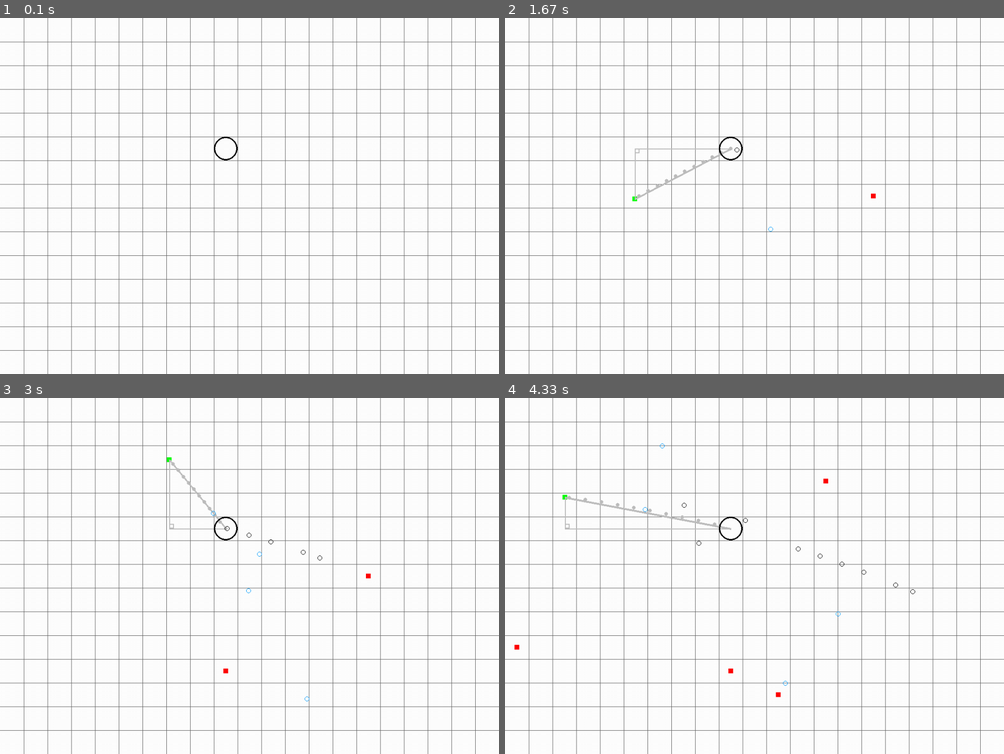
Above: before the commit, frames 1-4 (two rows, left to right).
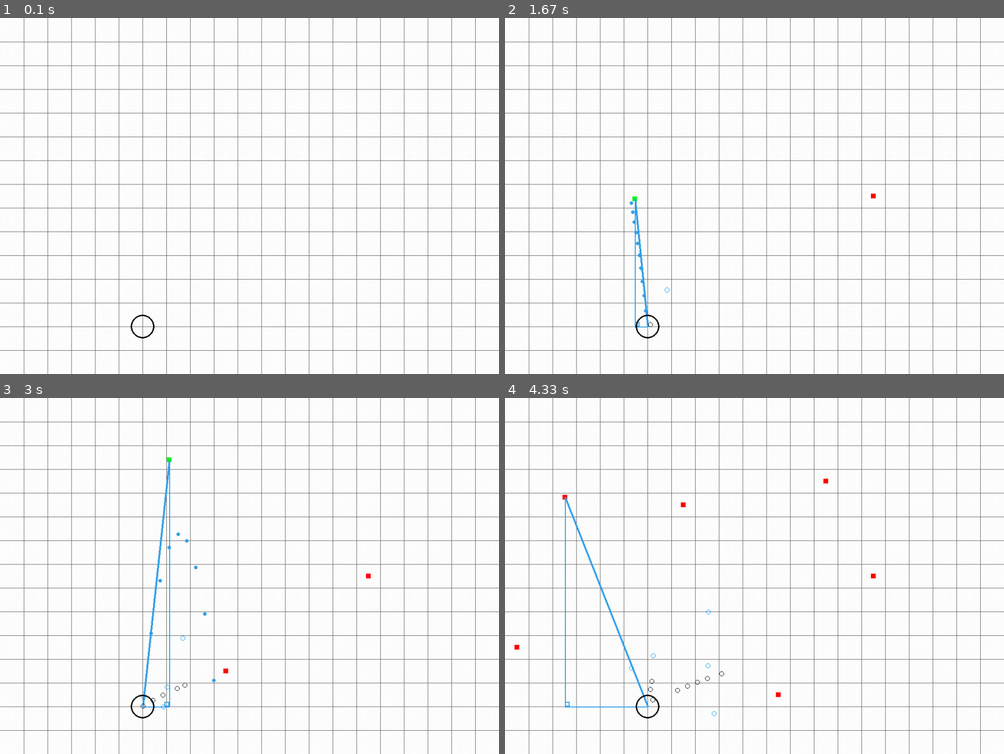
Above: after the commit, the same moments.

Repository: MichaelLesirge/intermediate-programming-class
Game: pygame game, started from pygame/targetting.py
Two runs of this game, one before a commit and one after it. Both use one fixed random seed, a clock stepped at 60 frames per second and the inputs below.
Inputs (mouse positions are in pixels of both pictures, inside the frame that each line leads up to):
- Up to frame 1 (0.1 s): no input
- Up to frame 2 (1.67 s): click (754, 196) at 0.38 s; hold M 0.67-1.13 s; move the mouse to (634, 199) at 0.7 s; tap A at 1.17 s; tap T at 1.57 s
- Up to frame 3 (3 s): tap T at 1.87 s; click (254, 615) at 2.05 s; click (439, 711) at 2.38 s; click (169, 458) at 2.72 s
- Up to frame 4 (4.33 s): click (564, 497) at 3.05 s; tap T at 3.4, 3.73, 4.03, 4.23 s; tap A at 4.32 s

The runs differ from the first frame. In frame 1, 0.1% of the frame differs, in the area x 26-48%, y 33-91%; in frame 2, 0.7%; in frame 3, 0.9%; in frame 4, 1.2%, in the area x 11-83%, y 12-91%.

Commit message:
add EFFICIENT_MODE

Diff:
--- a/pygame/targetting.py
+++ b/pygame/targetting.py
@@ -15,15 +15,19 @@
 class Settings:
     FPS = 1000
 
+    SHOOTER_START = [(6 * UNIT, 13 * UNIT)]
     SCREEN_WIDTH, SCREEN_HEIGHT = 21 * UNIT, 15 * UNIT
 
-    BALL_VELOCITY = 1200
+    BALL_VELOCITY = 600
+
+    FLOOR_LEVEL = 15 * UNIT
 
     DRAW_GRID = True
 
     AUTO_FIRE_MODE = True
 
     AIM_ASSIST_START = True
+    EFFICIENT_MODE = True
 
     BACKGROUND = (255, 255, 255)
 
@@ -45,7 +49,7 @@
         pygame.draw.rect(self.image, color, self.rect)
 
     def update(self, bullets: pygame.sprite.Group) -> None:
-        hit_by = pygame.sprite.spritecollide(self, bullets, dokill=False)
+        hit_by = pygame.sprite.spritecollide(self, bullets, dokill=True)
         if hit_by: self.kill()
 
 def random_position() -> tuple[int, int]:
@@ -91,7 +95,7 @@
 
 class Tracer(Bullet):
 
-    def find_end_time(self, target: pygame.Rect) -> float:
+    def find_hit_time(self, target: pygame.Rect) -> float:
         end = None
         while end is None and on_screen(self.rect.center, 250):
             self.update()
@@ -99,6 +103,12 @@
                 end = self.time
         return end
 
+    def find_end_time(self, target: pygame.Rect) -> float:
+        while on_screen(self.rect.center, 250):
+            self.update()
+            if self.rect.colliderect(target): break
+        return self.time
+
 class Shooter(pygame.sprite.Sprite):
     COLOR = (0, 0, 0)
     RADIUS = 0.5 * UNIT
@@ -130,7 +140,11 @@
             if c == 0:
                 angle = -math.pi/2
             else:
-                cos = pow((a+pow(pow(a, 2)-b*c, 1/2))/(2*c), 1/2)
+                if Settings.EFFICIENT_MODE:
+                    cos = pow((a+pow(pow(a, 2)-b*c, 1/2))/(2*c), 1/2)
+                else:
+                    cos = pow((a-pow(pow(a, 2)-b*c, 1/2))/(2*c), 1/2)
+
                 if x < 0:
                     cos *= -1
                 try:
@@ -146,6 +160,7 @@
                 except TypeError:
                     return
         else:
+            if x == 0: return 3 * math.pi / 2
             angle = math.atan(y/x)
             if target_x-self.x < 0:
                 angle += math.pi
@@ -162,7 +177,6 @@
 
         return Bullet((self.x, self.y), velocity, angle, color=(Bullet.COLOR_SPECIAL if manual else Bullet.COLOR_DEFAULT))
 
-
 def main() -> None:
     width, height = Settings.SCREEN_WIDTH, Settings.SCREEN_HEIGHT
 
@@ -173,13 +187,17 @@
     bullets = pygame.sprite.Group()
 
     # shooters.add(Shooter((width // 2, height // 2)))
-    shooters.add(Shooter(random_position()))
+    # shooters.add(Shooter(random_position()))
+    for position in Settings.SHOOTER_START:
+        shooters.add(Shooter(position))
 
     targets = pygame.sprite.Group()
 
     going = True
 
     display_mode = False
+
+    aim_assist = Settings.AIM_ASSIST_START
 
     while going:
 
@@ -190,7 +208,7 @@
             elif event.type == pygame.MOUSEBUTTONDOWN:
                 if event.button == 1:
                     for shooter in shooters:
-                        bullet = shooter.shoot(pygame.mouse.get_pos(), Settings.AIM_ASSIST_START, Settings.BALL_VELOCITY, manual = True)
+                        bullet = shooter.shoot(pygame.mouse.get_pos(), aim_assist, Settings.BALL_VELOCITY, manual = True)
                         if bullet: bullets.add(bullet)
                 elif event.button == 3:
                     shooters.add(Shooter(pygame.mouse.get_pos()))
@@ -201,11 +219,13 @@
                     targets.add(Target(pygame.mouse.get_pos()))
                 elif event.key == pygame.K_m:
                     display_mode = not display_mode
+                elif event.key == pygame.K_a:
+                    aim_assist = not aim_assist
 
         if Settings.AUTO_FIRE_MODE and targets:
             for shooter in shooters:
                 target: Target = random.choice(targets.sprites())
-                bullet = shooter.shoot(target.rect.center, Settings.AIM_ASSIST_START, Settings.BALL_VELOCITY, manual = False)
+                bullet = shooter.shoot(target.rect.center, aim_assist, Settings.BALL_VELOCITY, manual = False)
                 if bullet: bullets.add(bullet)
 
         if len(targets) < Settings.NUM_OF_TARGETS:
@@ -231,27 +251,29 @@
             x, y = shooter.rect.center
             tx, ty = mouse
 
-            angle = shooter.find_angle(mouse, True, Settings.BALL_VELOCITY)
+            angle = shooter.find_angle(mouse, aim_assist, Settings.BALL_VELOCITY)
 
             target = Target(mouse, color=("green" if angle else "red"))
             screen.blit(target.image, target.rect)
+
+            color = (52, 161, 235)
 
             if angle:
                 tracer = Tracer((x, y), Settings.BALL_VELOCITY, angle)
                 time = tracer.find_end_time(target)
                 time_chunk = time / 10
                 while time >= 0:
-                    pygame.draw.circle(screen, "grey", tracer.find_position(time), 4)
+                    pygame.draw.circle(screen, color, tracer.find_position(time), 4)
                     time -= time_chunk
 
 
-            pygame.draw.line(screen, "grey", (x, y), (tx, ty), 4)
-
-            pygame.draw.line(screen, "grey", (x, y), (tx, y), 2)
-            pygame.draw.line(screen, "grey", (tx, y), (tx, ty), 2)
+            pygame.draw.line(screen, color, (x, y), (tx, ty), 4)
+
+            pygame.draw.line(screen, color, (x, y), (tx, y), 2)
+            pygame.draw.line(screen, color, (tx, y), (tx, ty), 2)
 
             box_size = 10
-            pygame.draw.rect(screen, "grey", pygame.Rect(tx + [0, -box_size][tx > x], y - [box_size, 0][ty > y], box_size, box_size), 2)
+            pygame.draw.rect(screen, color, pygame.Rect(tx + [0, -box_size][tx > x], y - [box_size, 0][ty > y], box_size, box_size), 2)
 
         bullets.draw(screen)
         targets.draw(screen)
